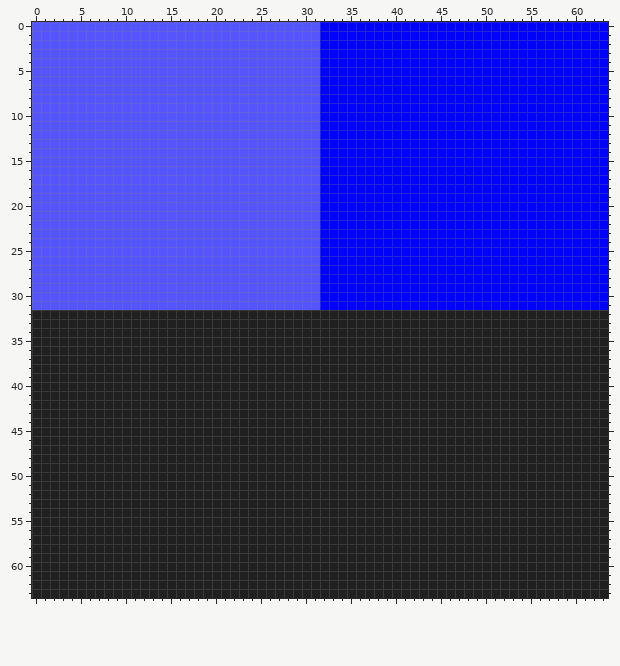
One commit to this pixel-art sprite: assets/imgs/spritesheets/underground.png. Above, as it was before the edit.
The file is 64x64 pixels.
The result:
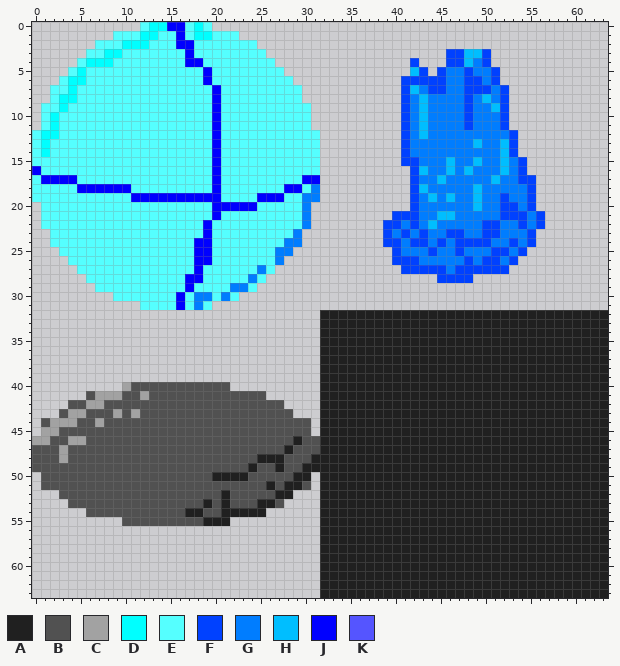
Palette (. is transparent): A #202020  B #515151  C #a2a2a2  D #00ffff  E #55ffff  F #0041ff  G #007dff  H #00beff  J #0000ff  K #5555ff
What changed:
Changed rows in their new state; - is an unchanged pixel.
first column x 0:
 0 ............EDDJJEDE............................................
 1 .........EEEDDEEJEDDEEE.........................................
 2 .......EEEDDDEEEJJEEEEEEE.......................................
 3 ......EEDDEEEEEEEJEEEEEEEE....................FFHHF.............
 4 .....EDDDEEEEEEEEJJEEEEEEEE...............F...FFHGF.............
 5 ....EDEEEEEEEEEEEEEJEEEEEEEE..............HF.FGGFGGF............
 6 ...EDDEEEEEEEEEEEEEJEEEEEEEEE............FFFFFGGFFGF............
 7 ..EEDEEEEEEEEEEEEEEEJEEEEEEEEE...........FHGFFGGFFFGF...........
 8 ..EDDEEEEEEEEEEEEEEEJEEEEEEEEE...........FGHGGGGFGHGF...........
 9 .EEDEEEEEEEEEEEEEEEEJEEEEEEEEEE..........FGHGGGGFGGHF...........
10 .EDEEEEEEEEEEEEEEEEEJEEEEEEEEEE..........FGHGGGGFGGGF...........
11 .EDEEEEEEEEEEEEEEEEEJEEEEEEEEEE..........FGHGGGGFGGGF...........
12 EDDEEEEEEEEEEEEEEEEEJEEEEEEEEEEE.........FGHGGGGGGGGGF..........
13 EDEEEEEEEEEEEEEEEEEEJEEEEEEEEEEE.........FGGGGGGGHGGHF..........
14 EDEEEEEEEEEEEEEEEEEEJEEEEEEEEEEE.........FGGGGGGGGGGHF..........
15 EEEEEEEEEEEEEEEEEEEEJEEEEEEEEEEE.........FFGGGHGGHGGHGF.........
16 JEEEEEEEEEEEEEEEEEEEJEEEEEEEEEEE..........FHGGHGHGGGHGF.........
17 EJJJJEEEEEEEEEEEEEEEJEEEEEEEEEJJ..........FGGHGGGGGHGGFF........
18 EEEEEJJJJJJEEEEEEEEEJEEEEEEEJJEG..........FHGGGGGHGGGGGF........
19 EEEEEEEEEEEJJJJJJJJJJEEEEJJJEEGG..........FGHGHGGHGGFGGF........
20 .EEEEEEEEEEEEEEEEEEEJJJJJEEEEEG...........FGGGGGGHGGFFGF........
21 .EEEEEEEEEEEEEEEEEEEJEEEEEEEEEG.........FFFGGHHGGGGGFFFGF.......
22 .EEEEEEEEEEEEEEEEEEJEEEEEEEEEEG........FFGFGHGGGGGFFGGFGF.......
23 ..EEEEEEEEEEEEEEEEEJEEEEEEEEEG.........FGFGFGGFFGGFFGGGF........
24 ..EEEEEEEEEEEEEEEEJJEEEEEEEEGG.........FFGFFGFGFFFFGGFGF........
25 ...EEEEEEEEEEEEEEEJJEEEEEEEGG...........FGGGFGGFGGGFFGF.........
26 ....EEEEEEEEEEEEEEJJEEEEEEEG............FFFGGGGGFGFFGF..........
27 .....EEEEEEEEEEEEEJEEEEEEGE..............FFFFFGFFFFFF...........
28 ......EEEEEEEEEEEJJEEEEEGE...................FFFF...............
29 .......EEEEEEEEEEJEEEEGGE.......................................
30 .........EEEEEEEJEGGEGE.........................................
31 ............EEEEJEGE............................................
32 ................................--------------------------------
33 ................................--------------------------------
34 ................................--------------------------------
35 ................................--------------------------------
36 ................................--------------------------------
37 ................................--------------------------------
38 ................................--------------------------------
39 ................................--------------------------------
40 ..........CBBBBBBBBBBB..........--------------------------------
41 ......BCCCBBCBBBBBBBBBBBBB......--------------------------------
42 ....BBCCBBBBBBBBBBBBBBBBBBBB....--------------------------------
43 ...BCCBBBCBCBBBBBBBBBBBBBBBBB...--------------------------------
44 .BCCCBBCBBBBBBBBBBBBBBBBBBBBBBB.--------------------------------
45 .CCBBBBBBBBBBBBBBBBBBBBBBBBBBBB.--------------------------------
46 CCBBCCBBBBBBBBBBBBBBBBBBBBBBB-BB--------------------------------
47 BBBCBBBBBBBBBBBBBBBBBBBBBBBB-BBB--------------------------------
48 BBBCBBBBBBBBBBBBBBBBBBBBB---BBB---------------------------------
49 BBBBBBBBBBBBBBBBBBBBBBBB-BB-BB----------------------------------
50 .BBBBBBBBBBBBBBBBBBB----BBBBB--.--------------------------------
51 .BBBBBBBBBBBBBBBBBBBBBBBBB-B--B.--------------------------------
52 ...BBBBBBBBBBBBBBBBBB-BBBBB--...--------------------------------
53 ....BBBBBBBBBBBBBBB-B-BBB--B....--------------------------------
54 ......BBBBBBBBBBB--BB-----......--------------------------------
55 ..........BBBBBBBBB---..........--------------------------------
56 ................................--------------------------------
57 ................................--------------------------------
58 ................................--------------------------------
59 ................................--------------------------------
60 ................................--------------------------------
61 ................................--------------------------------
62 ................................--------------------------------
63 ................................--------------------------------
Boxes around the changes in both pictures, in picture pixels (x1, y1, x2, y2):
changed: (32, 22, 608, 598)
